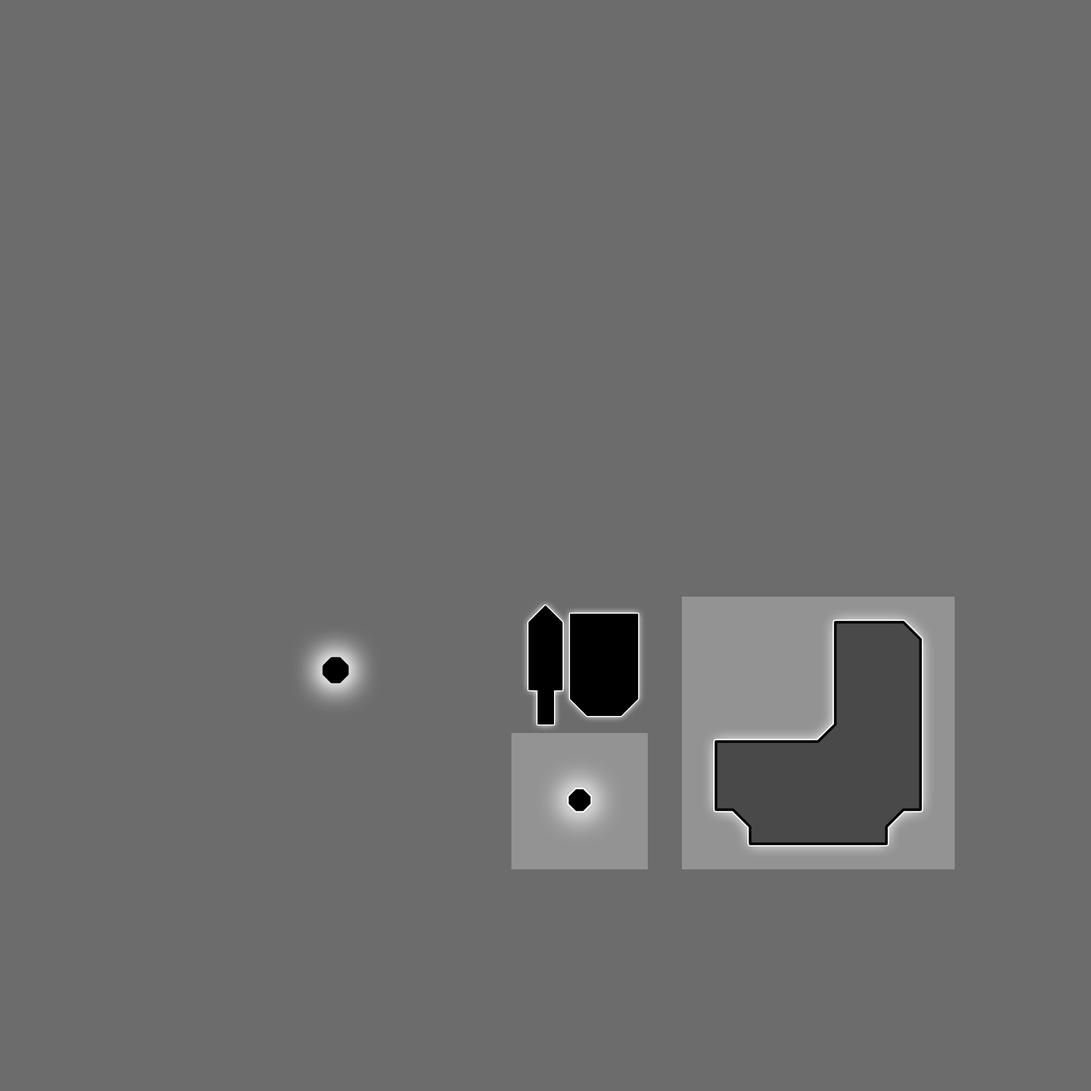
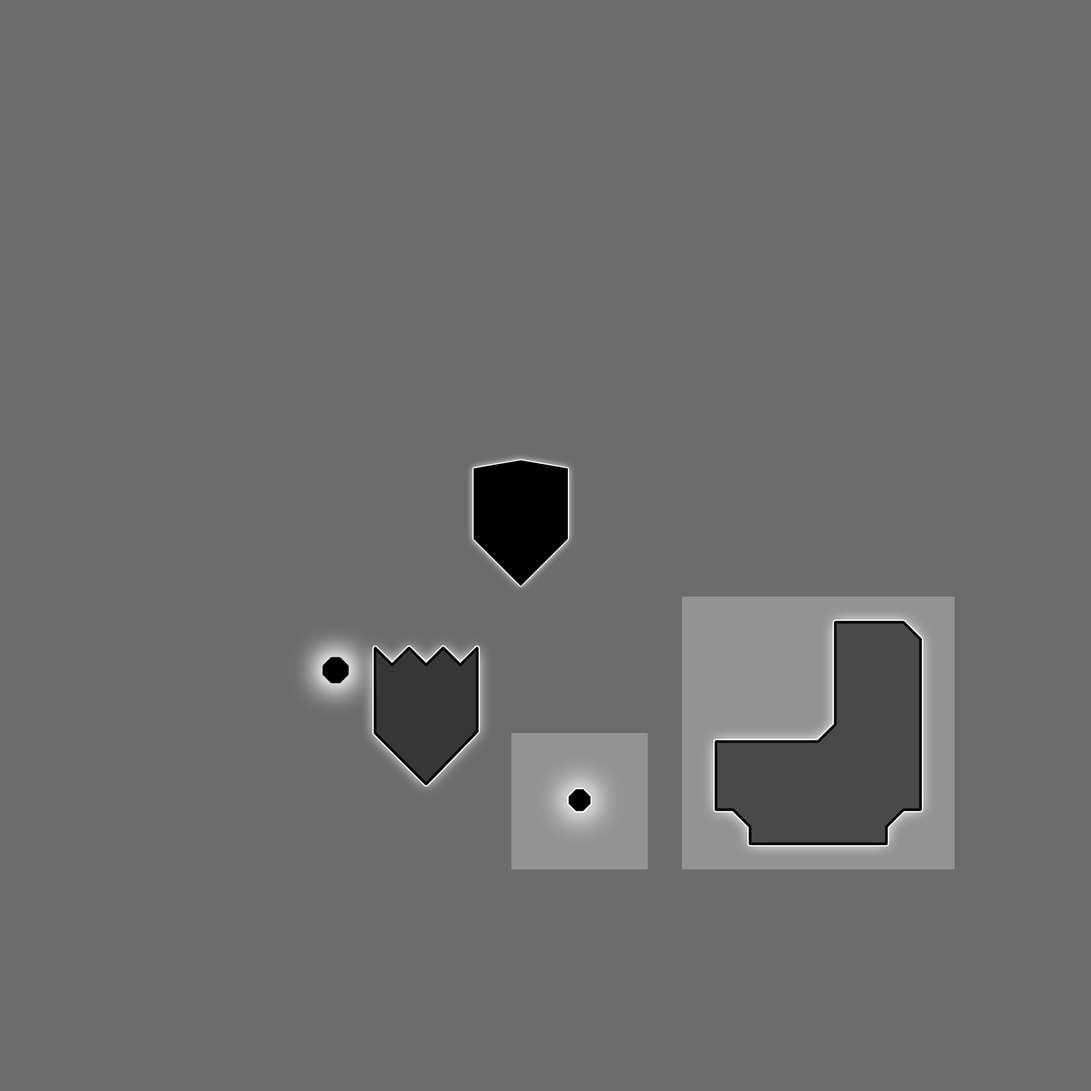
The second 1091px x 1091px image is a revision of the first. Changes to its layers:
moved "Rectangle 2 copy 4" above "Rectangle 1 copy", painted on it over [473,460,639,725]
added layer "Rectangle 1 copy" above "Rectangle 1" over [375,648,478,785]
